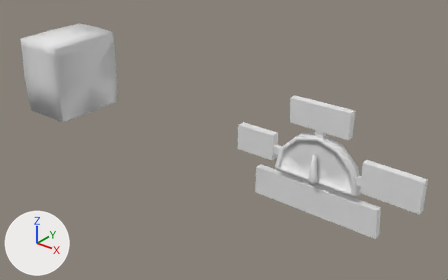
One commit to the Blender file Assets/Models/warehouse.blend: the scene before it, then after it.
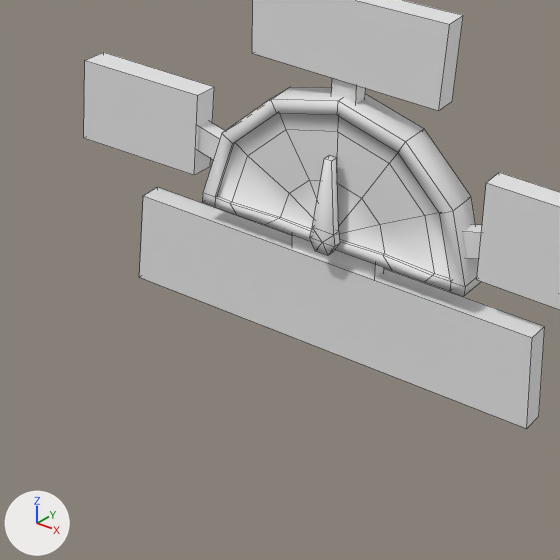
There are two pictures of each version: one whole from a 50 mm camera at (6.35, -11.46, 7.25) aimed at (-2.13, -0.86, 0.68), one close up on the part from 47% to 86% of the width and 38% to 100% of the height. Arrows for +X, +Y and +Z are at lower left; the lights stay in place. The close-ups show mesh edges as thin lines. The same objects are shown in both versions, whatever each file hides.

Names of what the first close-up shows: 'gauge', 'gauge_direction'.
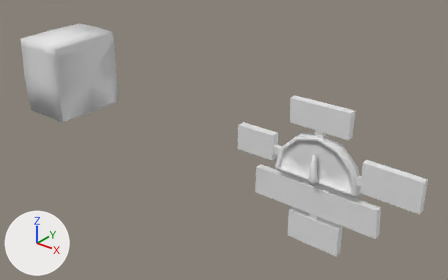
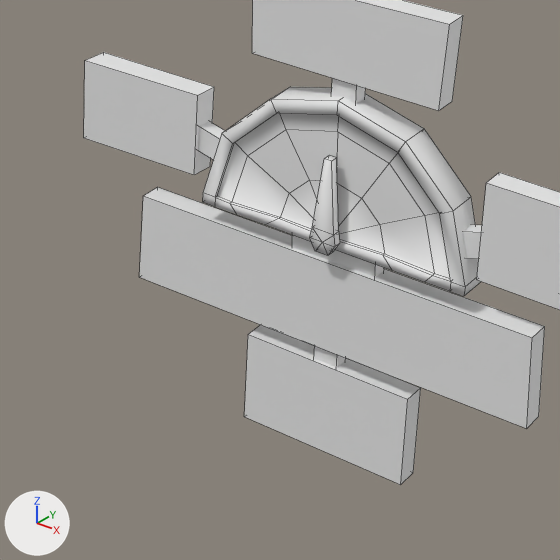
Boxes [x1, y1, x2, y2] around the edits, measured in the close-ups (560 x 560 px):
'gauge', reshaped: before [84, 0, 560, 429]; after [84, 0, 560, 485]
part 1 of me_cylinder_008, added: after [314, 346, 345, 368]
part 2 of me_cylinder_008, added: after [244, 325, 421, 485]

Diff of the bpy script that builds the scene:
```diff
--- a/Assets/Models/warehouse.blend.py
+++ b/Assets/Models/warehouse.blend.py
@@ me_cylinder_008 @@
 me_cylinder_008.from_pydata(...)  # 142 vertices, 129 faces; spans x -2.28..2.58, y -0.14..0.13, z -0.99..1.9
 # used by ob_gauge; location = (0.0, 0.0, 0.0)
 # verts and faces of me_cylinder_008; kept vertices keep their numbers, new ones are numbered from 142
+# me_cylinder_008 part 1: the loose piece of 8 vertices spanning x -0.11..0.1, y -0.05..0.08, z 1.03..1.48 is copied, and the copy is moved by (0.01, 0.0, -2.31); it spans x -0.1..0.11, y -0.05..0.08, z -1.29..-0.84
+# me_cylinder_008 part 2
+verts[142] = (-0.67, -0.08, -1.89)  # pixel (244, 416)
+verts[143] = (-0.67, -0.08, -1.12)  # pixel (248, 334)
+verts[144] = (-0.67, 0.11, -1.89)
+verts[145] = (-0.67, 0.11, -1.12)
+for new, old in zip([*range(146, 150)], [*range(142, 146)]): verts[new] = verts[old] + (1.41, 0.0, -0.01)
+faces += [(142, 143, 145, 144), (144, 145, 149, 148), (146, 148, 149, 147), (142, 146, 147, 143), (142, 144, 148, 146), (143, 147, 149, 145)]
 me_cylinder_008.materials.append(mat_gradient_png)
```
